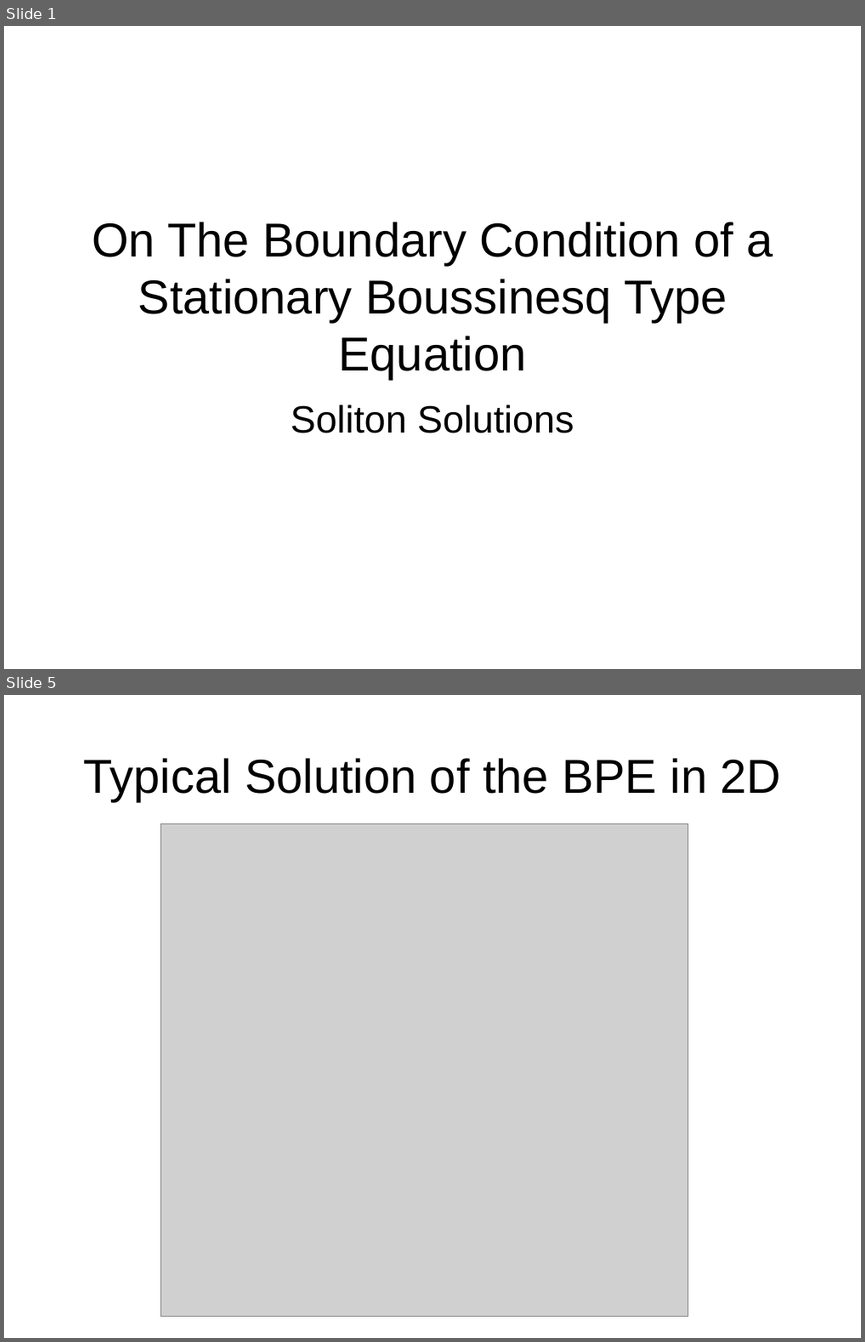
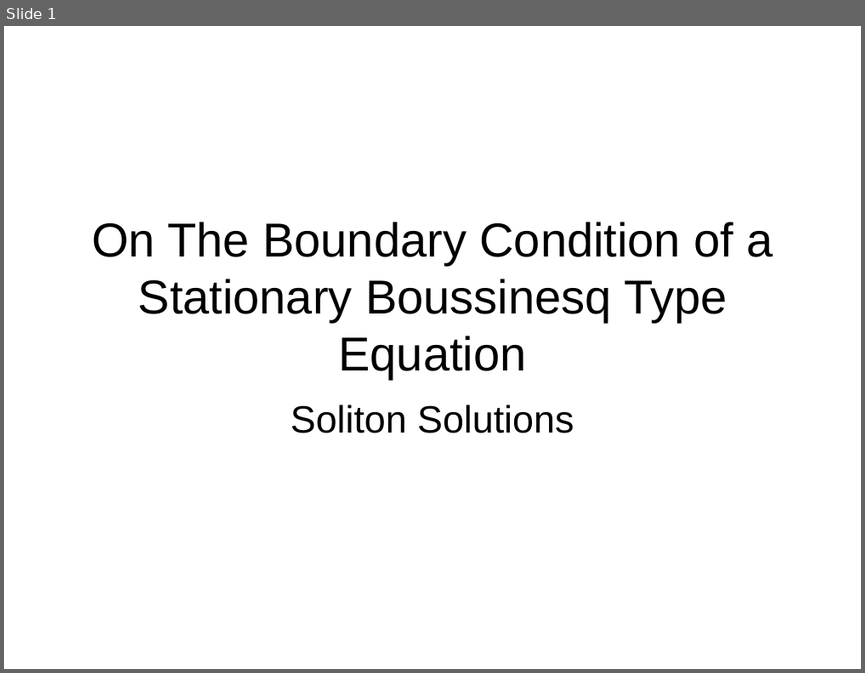
Before and after one commit to CloakMe/Boussinesq, a slide deck: Docu/Presentation Linz/Presentation.ppt. Shown one above the other, each under a label of ours: slides 1 and 5 before the commit, slide 1 after it; the slides between them are not shown. The pictures are 865x1342 and 865x673 pixels, drawn with LibreOffice and Linux fonts; fonts in the diff are those of the drawing; grey boxes stand for pictures. Boxes give left, top, right and bottom in pixels: in the first picture for what was removed or moved away, otherwise in the second. Text is boxed around its words. In the diff, an @@ line names an element or a change of style, - is before the commit and + after.

```diff
--- a/Docu/Presentation Linz/Presentation.ppt
+++ b/Docu/Presentation Linz/Presentation.ppt
@@ slide 5 removed at box(4, 695, 861, 1338), background #FFFFFF @@
@@ title removed at box(83, 758, 782, 801) @@
-Typical Solution of the BPE in 2D
@@ picture removed at box(160, 823, 687, 1315) @@
```
Also in this commit, not shown: 2 slides changed, 3 slides added, 1 other slide removed.
